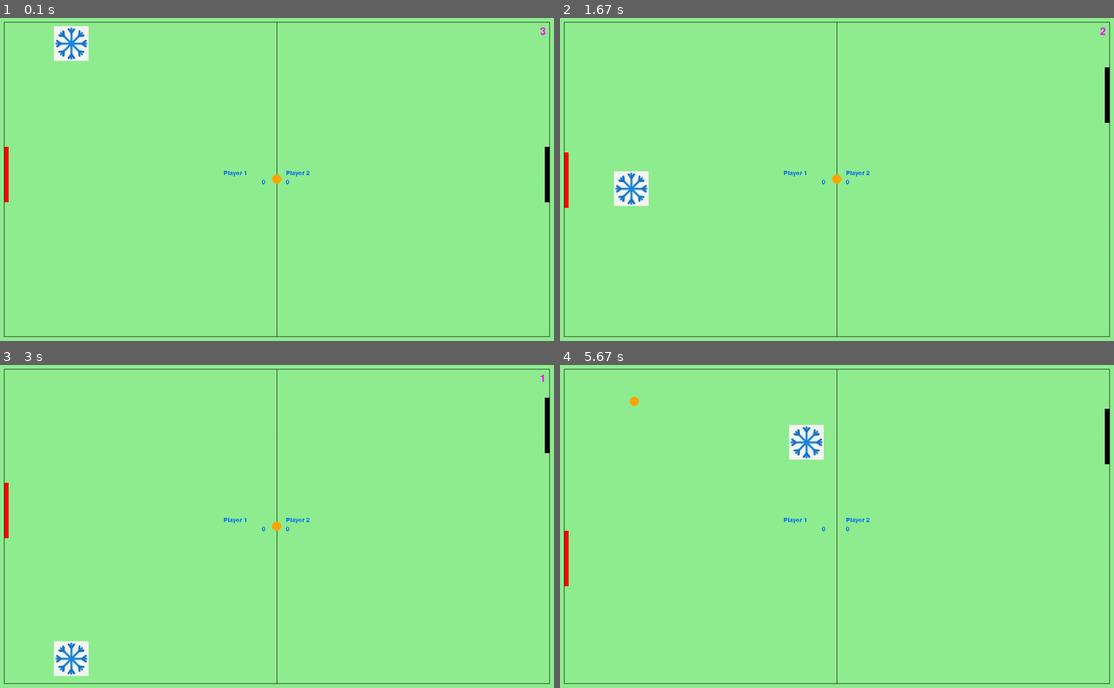
Above: before the commit, frames 1-4 (two rows, left to right).
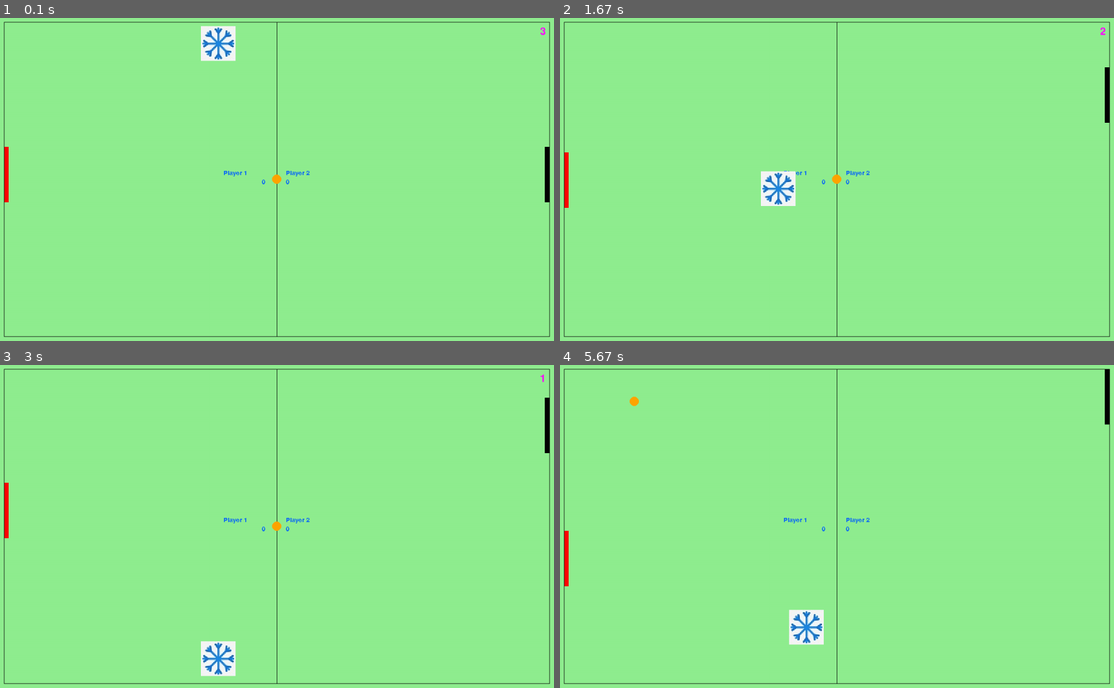
Above: after the commit, the same moments.

Repository: irfanrasheedkc/Pygame_Horizon
Game: pygame game, started from 2p.py
Same seed, same stepped clock (60 frames per second), same inputs: the game is played once before the commit and once after it.
Inputs:
- Up to frame 1 (0.1 s): no input
- Up to frame 2 (1.67 s): hold Up 0.33-0.8 s; hold Down 0.83-1.13 s; hold S 0.83-1.13 s; hold Up 1.17-1.53 s; hold W 1.17-1.53 s; hold Down from 1.57 s (still down); hold S from 1.57 s (still down)
- Up to frame 3 (3 s): release Down at 1.93 s; release S at 1.93 s; hold Up 1.97-2.27 s; hold W 1.97-2.27 s; hold Down 2.3-2.6 s; hold S 2.3-2.6 s; hold Up from 2.63 s (still down); hold W from 2.63 s (still down)
- Up to frame 4 (5.67 s): release Up at 3 s; release W at 3 s; hold Down 3.03-3.4 s; hold S 3.03-3.4 s; hold Up 3.43-3.73 s; hold W 3.43-3.73 s; hold Down 3.77-4.07 s; hold S 3.77-4.07 s; hold Up 4.1-4.47 s; hold W 4.1-4.47 s; hold Down 4.5-4.87 s; hold S 4.5-4.87 s; hold Up 4.9-5.2 s; hold W 4.9-5.2 s; hold S 5.23-5.53 s; hold W from 5.57 s (still down)

The runs differ from the first frame. In frame 1, 1.4% of the frame differs, in the area x 9-43%, y 2-14%; in frame 2, 1.4%; in frame 3, 1.4%; in frame 4, 1.6%, in the area x 41-100%, y 1-87%.

Commit message:
Fixed icetime

Diff:
--- a/2p.py
+++ b/2p.py
@@ -121,7 +121,7 @@
     ice.y+=icespeed
     screen.blit(iceimage,(ice.x,ice.y))
     if ((icefinal-iceinitial)>icetime):
-        icetime+=icetime
+        icetime+=5000
         ice.x=random.randint(10,screenwidth-10)
         ice.y=0
         ice.y+=icespeed
@@ -150,9 +150,9 @@
 icespeed=1
 iceimage=pygame.image.load("./media/images/ice.png").convert_alpha()
 iceimage=pygame.transform.scale(iceimage,(75,75))
-ice=iceimage.get_rect(topleft=(random.randint(10,screenwidth-10),0))
+ice=iceimage.get_rect(topleft=(random.randint(400,screenwidth-400),0))
 iceinitial=pygame.time.get_ticks()
-icetime=5000
+icetime=3000
 
 #colours
 bgcolor=(144,238,144)
@@ -241,7 +241,7 @@
         #         player2speed+=speed
 
         if player1_frozen:
-            pass
+            continue
         else:
             #configuring buttons
             if event.type==pygame.KEYDOWN:
@@ -256,7 +256,7 @@
                     player1speed+=speed
 
         if player2_frozen:
-            pass
+            continue
         else:
             if event.type==pygame.KEYDOWN:
                 if event.key==pygame.K_DOWN:
@@ -282,12 +282,13 @@
             if ballspeedx > 0:
                 # freeze player 1
                 player1_frozen = True
-            else:
+            if ballspeedx < 0:
                 # freeze player 2
                 player2_frozen = True
 
                     # create a new thread
             t = threading.Thread(target=wait_and_change_var)
+            t.daemon = True
             flag_freeze = 1
             # start the thread
             t.start()
